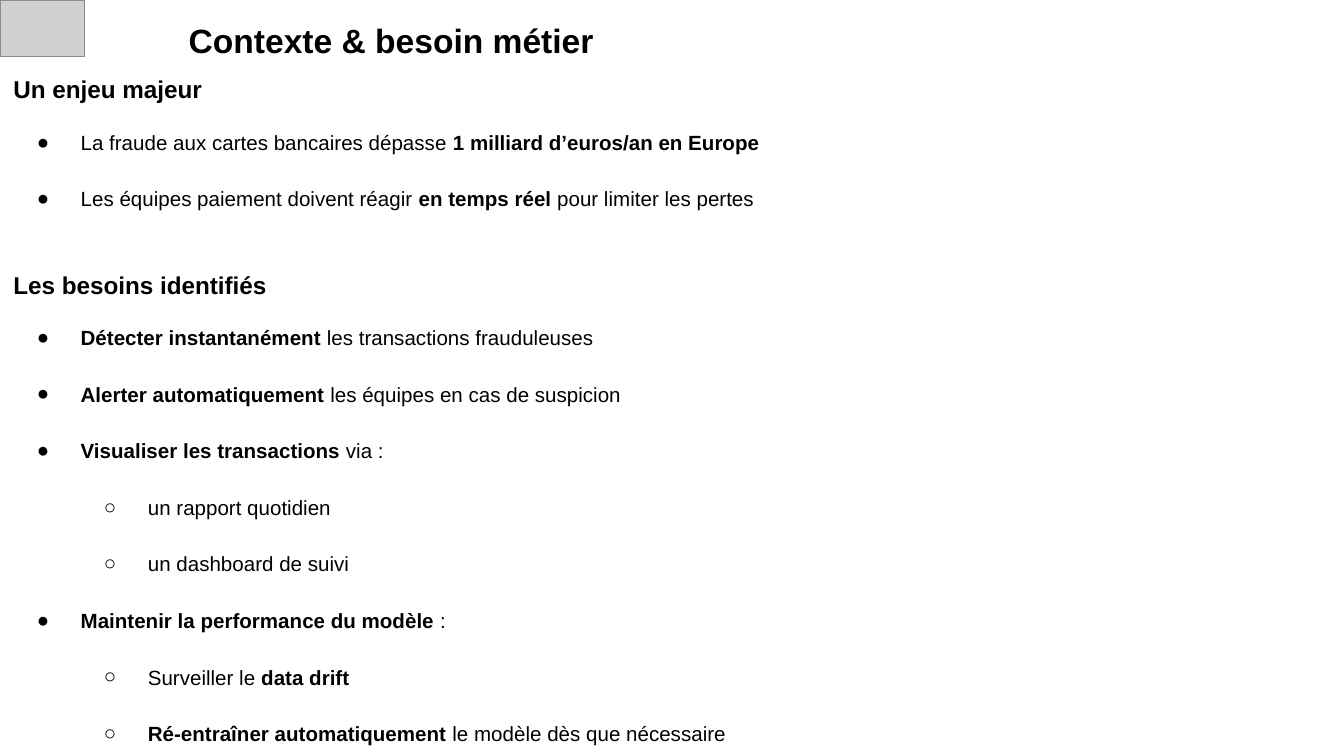
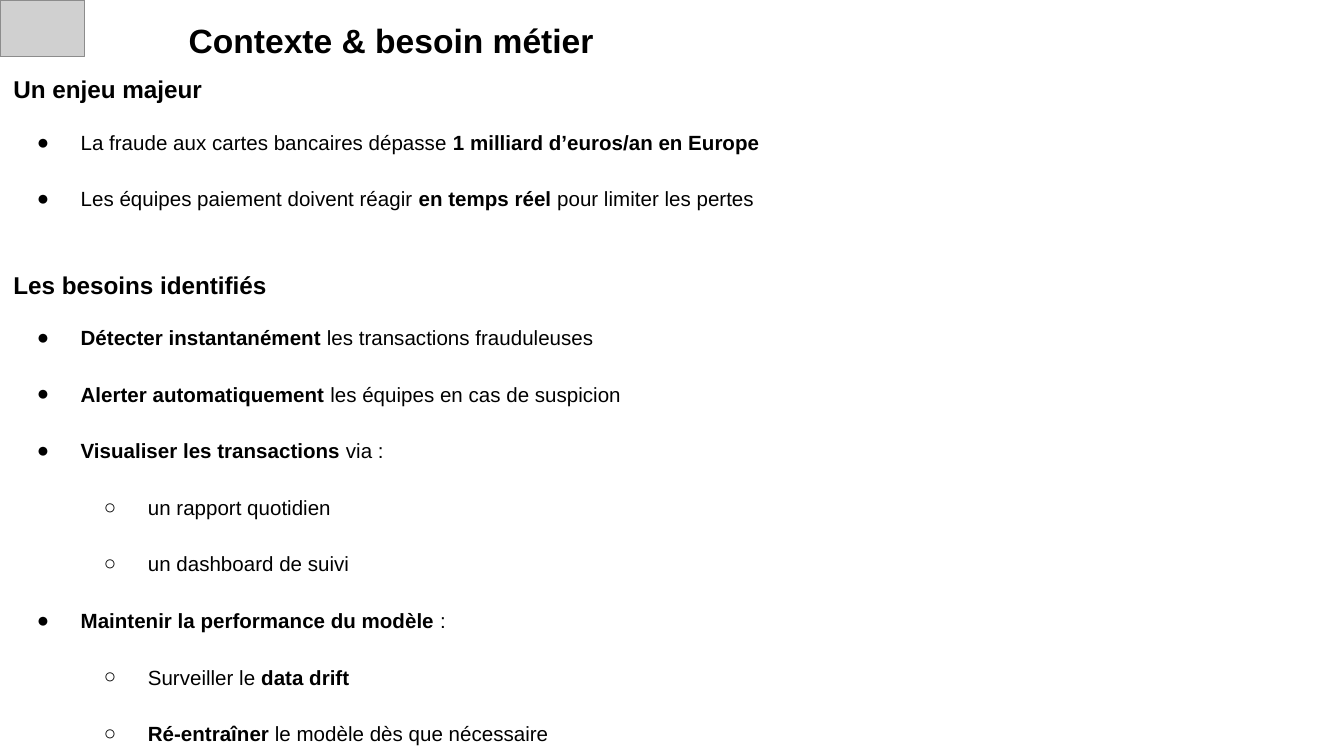
Before and after one commit to aurelienchalm/LDS_block_3_lead, a slide deck: slide 3 of LDS_Block_3_Lead.pptx. Drawn at 1344x756 pixels with LibreOffice and Linux fonts; fonts in the diff are those of the drawing; grey boxes stand for pictures. Boxes give left, top, right and bottom in pixels: in the first picture for what was removed or moved away, otherwise in the second. Text is boxed around its words. In the diff, an @@ line names an element or a change of style, - is before the commit and + after.

```diff
--- a/LDS_Block_3_Lead.pptx
+++ b/LDS_Block_3_Lead.pptx
@@ title at (148, 725, 548, 746): text changed; bold off @@
-  ○ Ré-entraîner automatiquement le modèle dès que nécessaire
+  ○ Ré-entraîner le modèle dès que nécessaire
```
Also in this commit, not shown: 12 other slides changed.
